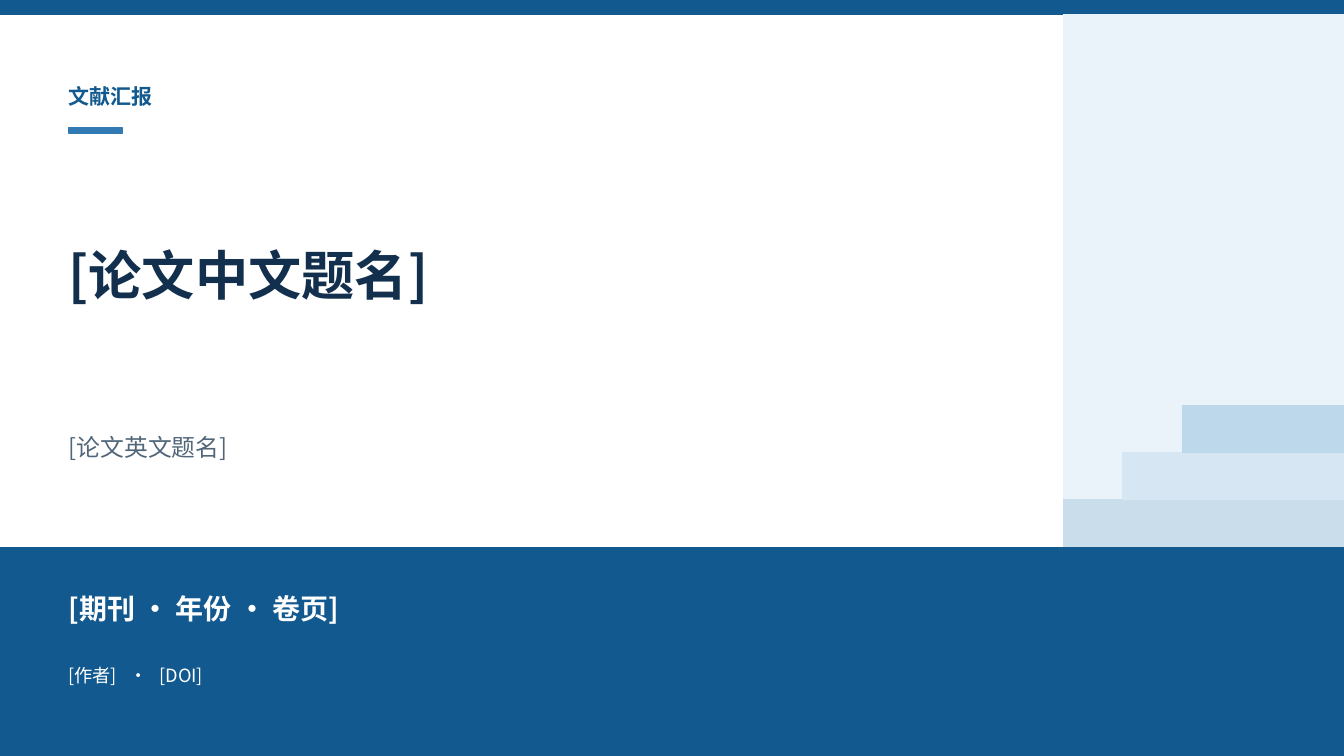
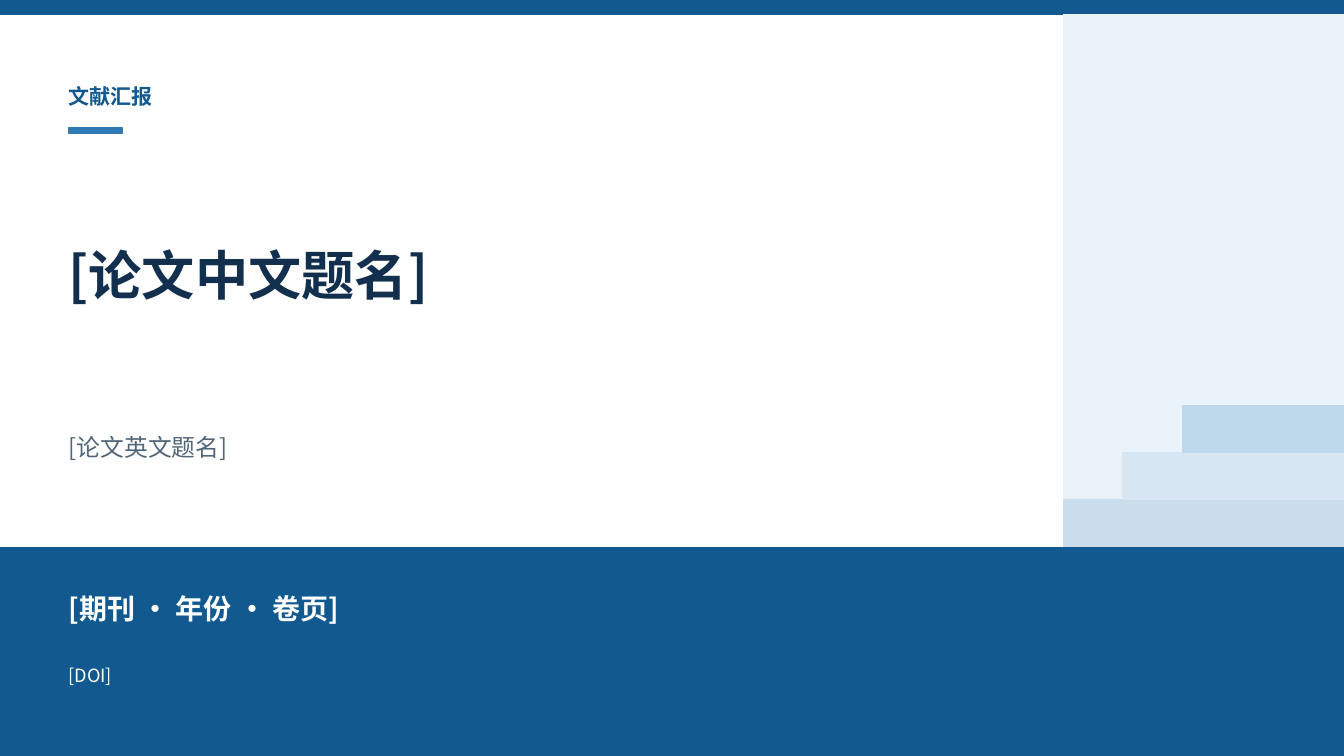
Before and after one commit to LeonYiFan/leon-ppt-skill, a slide deck: slide 1 of .agents/skills/leon-ppt-skill/assets/paper-report-template.pptx. Drawn at 1344x756 pixels with LibreOffice and Linux fonts; fonts in the diff are those of the drawing. Boxes give left, top, right and bottom in pixels: in the first picture for what was removed or moved away, otherwise in the second. Text is boxed around its words. In the diff, an @@ line names an element or a change of style, - is before the commit and + after.

```diff
--- a/.agents/skills/leon-ppt-skill/assets/paper-report-template.pptx
+++ b/.agents/skills/leon-ppt-skill/assets/paper-report-template.pptx
@@ text at (x1=68, y1=667, x2=112, y2=685): text changed @@
-[作者] · [DOI]
+[DOI]
```
Also in this commit, not shown: 1 other slide changed, 9 other files.
